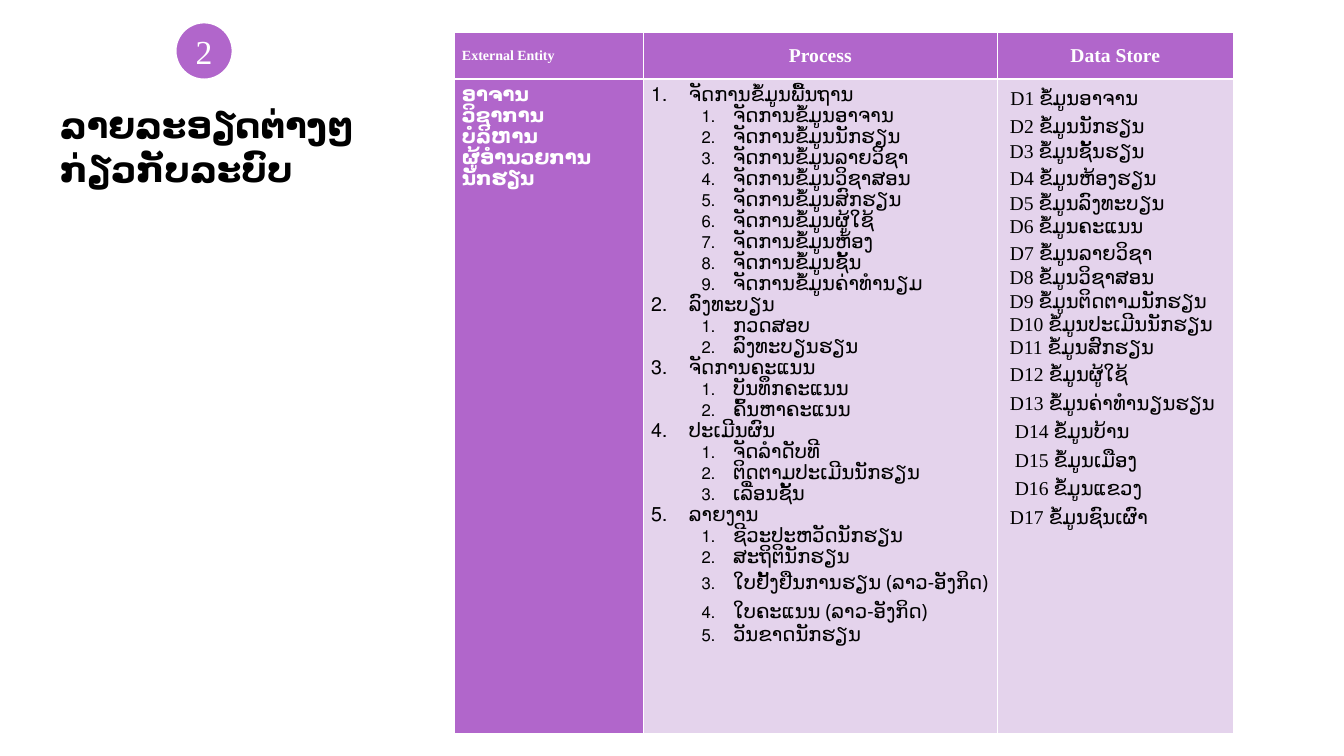
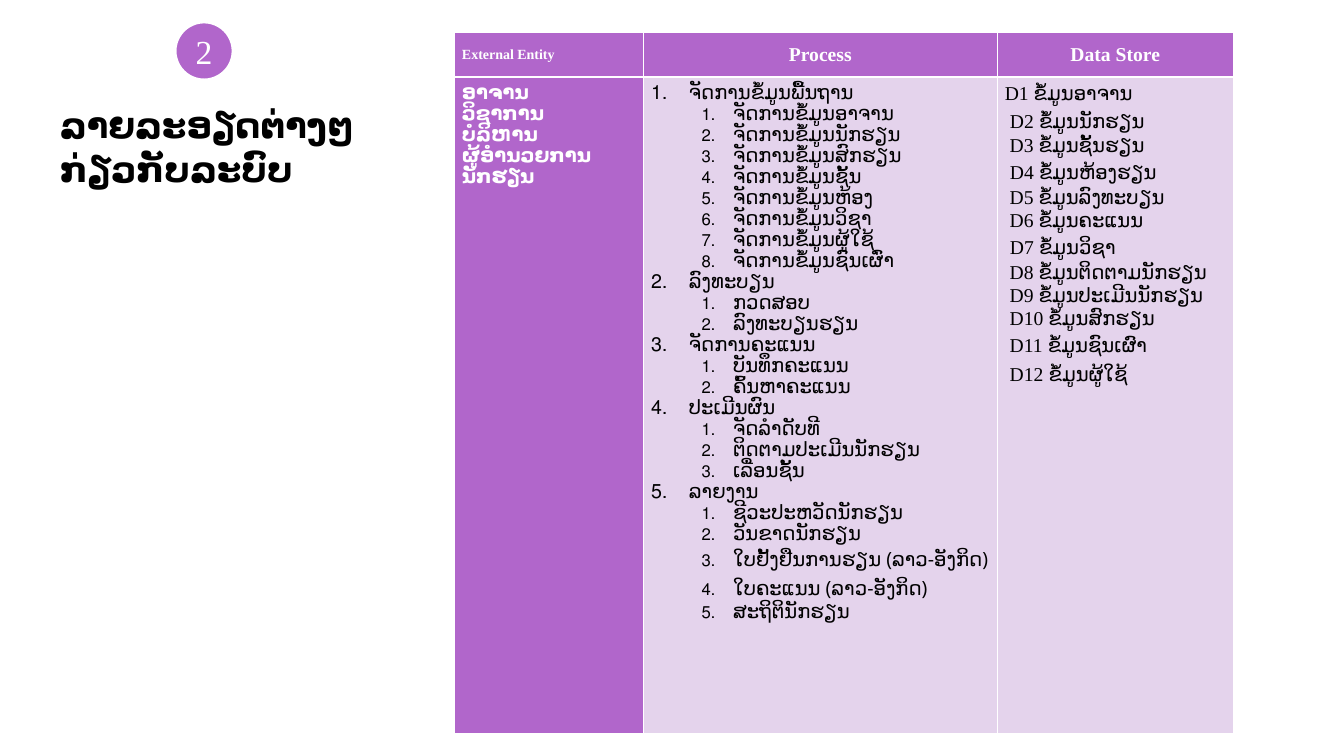
Before and after one commit to Phonekham/PhonesavanhL-TMSDocs, a slide deck: slide 9 of Present Final (1).ppt. Drawn at 1344x756 pixels with LibreOffice and Linux fonts; fonts in the diff are those of the drawing. Boxes give left, top, right and bottom in pixels: in the first picture for what was removed or moved away, otherwise in the second. Text is boxed around its words. In the diff, an @@ line names an element or a change of style, - is before the commit and + after.

```diff
--- a/Present Final (1).ppt
+++ b/Present Final (1).ppt
@@ table at bbox=[454, 32, 1233, 733] @@
-row 2, column 2: ຈັດການຂໍ້ມູນພື້ນຖານ / ຈັດການຂໍ້ມູນອາຈານ / ຈັດການຂໍ້ມູນນັກຮຽນ / ຈັດການຂໍ້ມູນລາຍວິຊາ / ຈັດການຂໍ້ມູນວິຊາສອນ / ຈັດການຂໍ້ມູນສົກຮຽນ / ຈັດການຂໍ້ມູນຜູ້ໃຊ້ / ຈັດການຂໍ້ມູນຫ້ອງ / ຈັດການຂໍ້ມູນຊັ້ນ / ຈັດການຂໍ້ມູນຄ່າທຳນຽມ / ລົງທະບຽນ / ກວດສອບ / ລົງທະບຽນຮຽນ / ຈັດການຄະແນນ / ບັນທຶກຄະແນນ / ຄົ້ນຫາຄະແນນ / ປະເມີນຜົນ / ຈັດລຳດັບທີ / ຕິດຕາມປະເມີນນັກຮຽນ / ເລື່ອນຊັ້ນ / ລາຍງານ / ຊີວະປະຫວັດນັກຮຽນ / ສະຖິຕິນັກຮຽນ / ໃບຢັ້ງຢືນການຮຽນ (ລາວ-ອັງກິດ) / ໃບຄະແນນ (ລາວ-ອັງກິດ) / ວັນຂາດນັກຮຽນ
+row 2, column 2: ຈັດການຂໍ້ມູນພື້ນຖານ / ຈັດການຂໍ້ມູນອາຈານ / ຈັດການຂໍ້ມູນນັກຮຽນ / ຈັດການຂໍ້ມູນສົກຮຽນ / ຈັດການຂໍ້ມູນຊັ້ນ / ຈັດການຂໍ້ມູນຫ້ອງ / ຈັດການຂໍ້ມູນວິຊາ / ຈັດການຂໍ້ມູນຜູ້ໃຊ້ / ຈັດການຂໍ້ມູນຊົນເຜົ່າ / ລົງທະບຽນ / ກວດສອບ / ລົງທະບຽນຮຽນ / ຈັດການຄະແນນ / ບັນທຶກຄະແນນ / ຄົ້ນຫາຄະແນນ / ປະເມີນຜົນ / ຈັດລຳດັບທີ / ຕິດຕາມປະເມີນນັກຮຽນ / ເລື່ອນຊັ້ນ / ລາຍງານ / ຊີວະປະຫວັດນັກຮຽນ / ວັນຂາດນັກຮຽນ / ໃບຢັ້ງຢືນການຮຽນ (ລາວ-ອັງກິດ) / ໃບຄະແນນ (ລາວ-ອັງກິດ) / ສະຖິຕິນັກຮຽນ
-row 2, column 3: D1 ຂໍ້ມູນອາຈານ / D2 ຂໍ້ມູນນັກຮຽນ / D3 ຂໍ້ມູນຊັ້ນຮຽນ / D4 ຂໍ້ມູນຫ້ອງຮຽນ / D5 ຂໍ້ມູນລົງທະບຽນ / D6 ຂໍ້ມູນຄະແນນ / D7 ຂໍ້ມູນລາຍວິຊາ / D8 ຂໍ້ມູນວິຊາສອນ / D9 ຂໍ້ມູນຕິດຕາມນັກຮຽນ / D10 ຂໍ້ມູນປະເມີນນັກຮຽນ / D11 ຂໍ້ມູນສົກຮຽນ / D12 ຂໍ້ມູນຜູ້ໃຊ້ / D13 ຂໍ້ມູນຄ່າທຳນຽນຮຽນ / D14 ຂໍ້ມູນບ້ານ / D15 ຂໍ້ມູນເມືອງ / D16 ຂໍ້ມູນແຂວງ / D17 ຂໍ້ມູນຊົນເຜົາ
+row 2, column 3: D1 ຂໍ້ມູນອາຈານ / D2 ຂໍ້ມູນນັກຮຽນ / D3 ຂໍ້ມູນຊັ້ນຮຽນ / D4 ຂໍ້ມູນຫ້ອງຮຽນ / D5 ຂໍ້ມູນລົງທະບຽນ / D6 ຂໍ້ມູນຄະແນນ / D7 ຂໍ້ມູນວິຊາ / D8 ຂໍ້ມູນຕິດຕາມນັກຮຽນ / D9 ຂໍ້ມູນປະເມີນນັກຮຽນ / D10 ຂໍ້ມູນສົກຮຽນ / D11 ຂໍ້ມູນຊົນເຜົາ / D12 ຂໍ້ມູນຜູ້ໃຊ້
```
Also in this commit, not shown: 1 other file.
